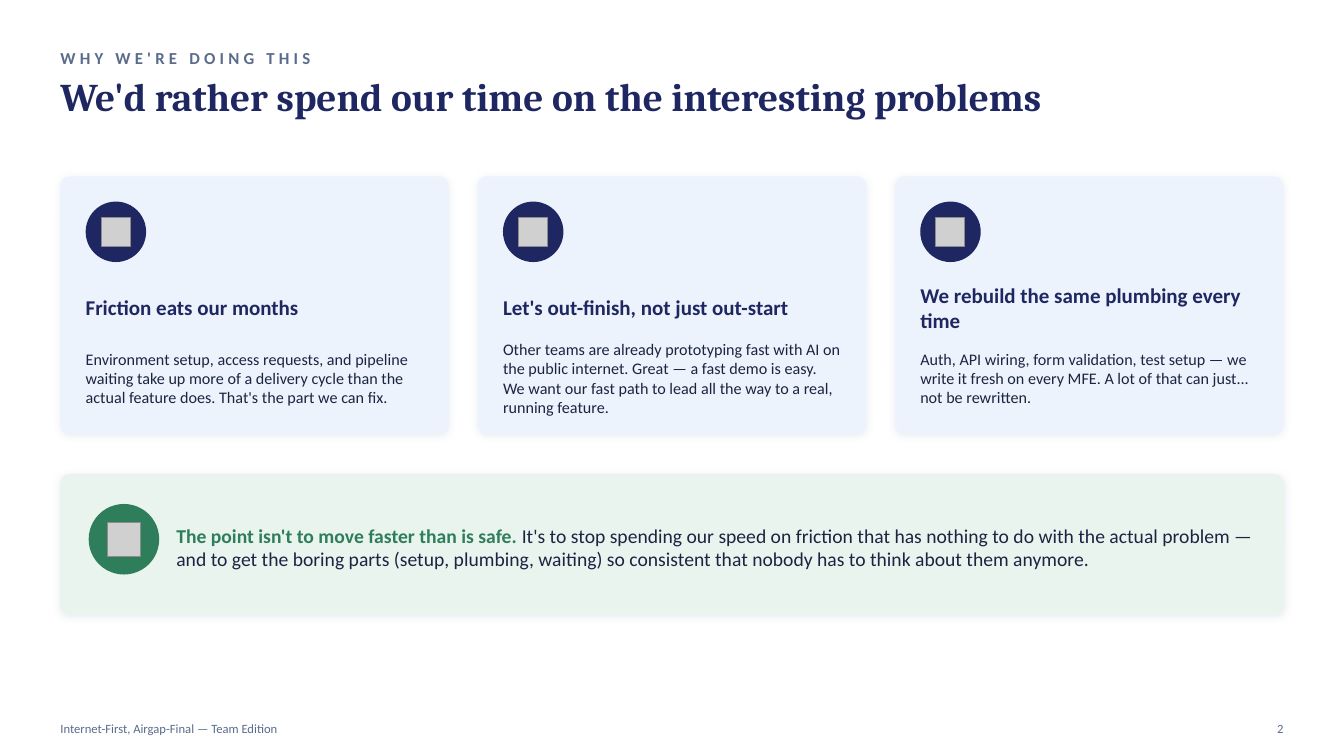
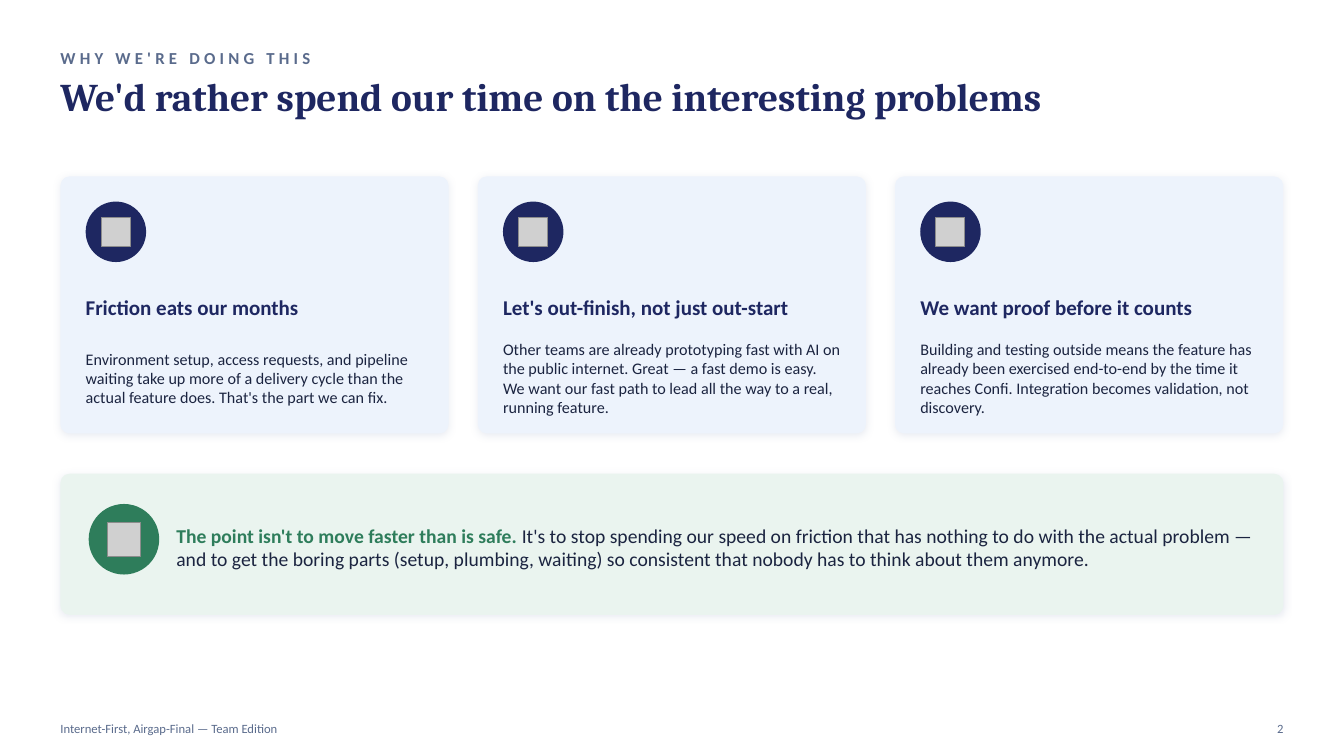
Before and after one commit to altiusx/code-desensitizer-for-airgap, a slide deck: slide 2 of docs/internet-first-team-edition.pptx. Drawn at 1344x756 pixels with LibreOffice and Linux fonts; fonts in the diff are those of the drawing; grey boxes stand for pictures. Boxes give left, top, right and bottom in pixels: in the first picture for what was removed or moved away, otherwise in the second. Text is boxed around its words. In the diff, an @@ line names an element or a change of style, - is before the commit and + after.

```diff
--- a/docs/internet-first-team-edition.pptx
+++ b/docs/internet-first-team-edition.pptx
@@ text at <box>920,300,1192,319</box>: text changed @@
-We rebuild the same plumbing every time
+We want proof before it counts
@@ text at <box>920,344,1251,416</box>: text changed @@
-Auth, API wiring, form validation, test setup — we write it fresh on every MFE. A lot of that can just... not be rewritten.
+Building and testing outside means the feature has already been exercised end-to-end by the time it reaches Confi. Integration becomes validation, not discovery.
```
Also in this commit, not shown: 9 other slides changed, 3 slides added, 1 other file.
